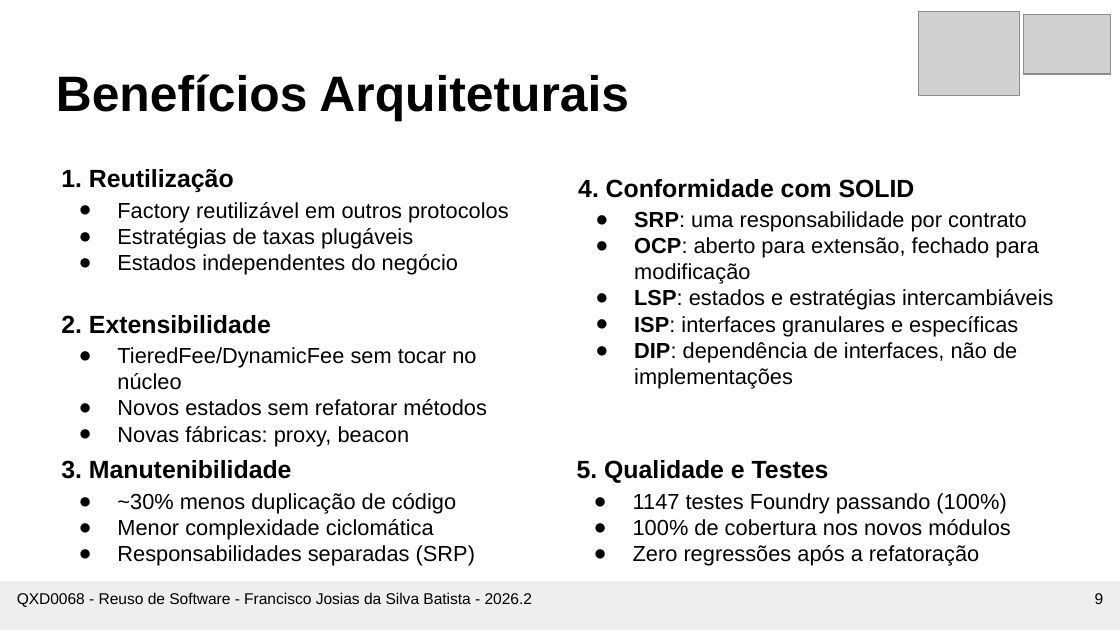
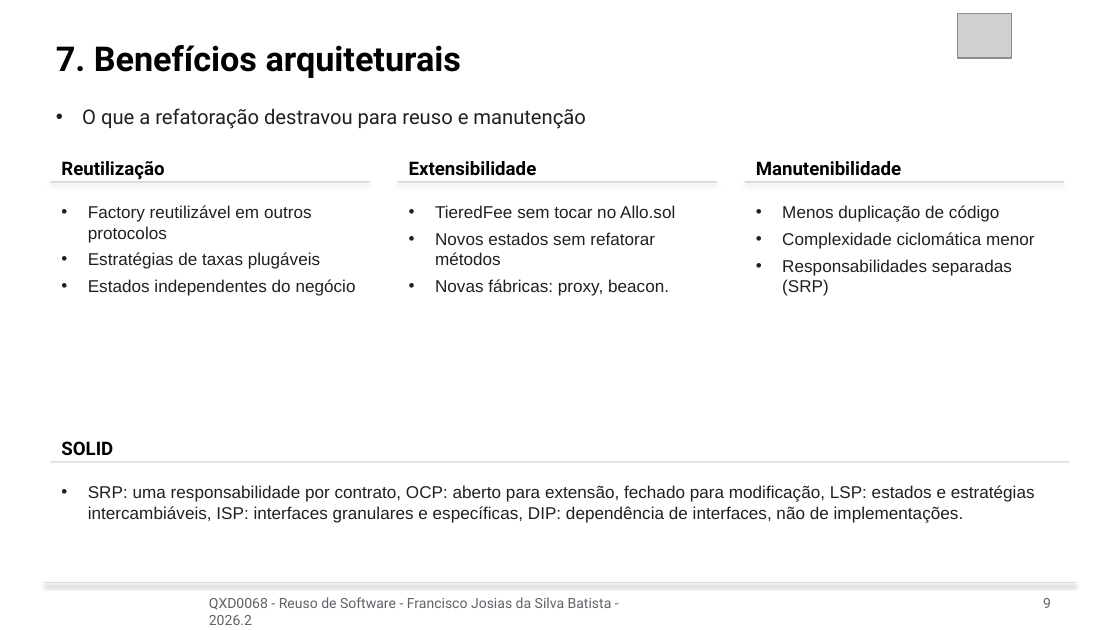
Before and after one commit to josiasdev/esufcqx, a slide deck: slide 9 of 10-semestre/reuso-software/Aula-18 - 14-10 - Apresentacao - do - trabalho 1 - refatoracao com padroes de projeto em sistema legado/Apresentacao_Allo_Protocol.pptx. Drawn at 1120x630 pixels with LibreOffice and Linux fonts; fonts in the diff are those of the drawing; grey boxes stand for pictures. Boxes give left, top, right and bottom in pixels: in the first picture for what was removed or moved away, otherwise in the second. Text is boxed around its words. In the diff, an @@ line names an element or a change of style, - is before the commit and + after.

```diff
--- a/10-semestre/reuso-software/Aula-18 - 14-10 - Apresentacao - do - trabalho 1 - refatoracao com padroes de projeto em sistema legado/Apresentacao_Allo_Protocol.pptx
+++ b/10-semestre/reuso-software/Aula-18 - 14-10 - Apresentacao - do - trabalho 1 - refatoracao com padroes de projeto em sistema legado/Apresentacao_Allo_Protocol.pptx
@@ picture removed at (x1=918, y1=11, x2=1019, y2=95) @@
@@ picture added at (x1=958, y1=13, x2=1011, y2=58) @@
@@ picture removed at (x1=1024, y1=15, x2=1111, y2=74) @@
@@ text at (x1=56, y1=45, x2=462, y2=78): text changed; size 32 to 22 pt; font Arial to Roboto @@
-Benefícios Arquiteturais
+7. Benefícios arquiteturais
@@ text added at (x1=82, y1=108, x2=585, y2=129), 13 pt, text #202020 @@
+• O que a refatoração destravou para reuso e manutenção
@@ text at (x1=61, y1=161, x2=164, y2=179): text changed; size 16 to 12 pt; font Arial to Roboto @@
-1. Reutilização
+Reutilização
@@ text at (x1=409, y1=161, x2=537, y2=176): text changed; size 16 to 12 pt; font Arial to Roboto @@
-2. Extensibilidade
+Extensibilidade
@@ text removed at (x1=578, y1=179, x2=915, y2=198) @@
-4. Conformidade com SOLID
@@ text at (x1=756, y1=161, x2=901, y2=176): text changed; size 16 to 12 pt; font Arial to Roboto @@
-3. Manutenibilidade
+Manutenibilidade
@@ text "Factory reutilizável em outros protocolos" moved from (x1=117, y1=202, x2=509, y2=275) to (x1=88, y1=205, x2=356, y2=296) @@
@@ text "Factory reutilizável em outros protocolos" at (x1=88, y1=205, x2=356, y2=296): size 14 to 11 pt, text colour #000000 to #202020; bullet ● to •; more space between paragraphs; bullet colour #000000 to #202020 @@
@@ rectangle added at (x1=50, y1=181, x2=370, y2=183), fill #C8CBD0 @@
@@ text "TieredFee sem tocar no Allo.sol" moved from (x1=117, y1=347, x2=487, y2=443) to (x1=435, y1=205, x2=675, y2=296) @@
@@ rectangle added at (x1=398, y1=181, x2=717, y2=183), fill #C8CBD0 @@
@@ text at (x1=435, y1=205, x2=675, y2=218): text changed; size 14 to 11 pt; text colour #000000 to #202020 @@
-● TieredFee/DynamicFee sem tocar no núcleo
+• TieredFee sem tocar no Allo.sol
@@ text "Menos duplicação de código" moved from (x1=117, y1=493, x2=475, y2=566) to (x1=782, y1=205, x2=1035, y2=296) @@
@@ rectangle added at (x1=745, y1=181, x2=1064, y2=183), fill #C8CBD0 @@
@@ text at (x1=782, y1=205, x2=1035, y2=249): text changed; size 14 to 11 pt; text colour #000000 to #202020 @@
-● ~30% menos duplicação de código
-● Menor complexidade ciclomática
+• Menos duplicação de código
+• Complexidade ciclomática menor
@@ text at (x1=435, y1=232, x2=655, y2=265): size 14 to 11 pt, text colour #000000 to #202020 in "Novos estados sem refatorar métodos"; bullet ● to •; more space between paragraphs; bullet colour #000000 to #202020 @@
@@ text at (x1=782, y1=259, x2=1012, y2=296): size 14 to 11 pt, text colour #000000 to #202020 in "Responsabilidades separadas (SRP)"; bullet ● to •; more space between paragraphs; bullet colour #000000 to #202020 @@
@@ text at (x1=435, y1=279, x2=669, y2=296): text changed; size 14 to 11 pt; text colour #000000 to #202020 @@
-● Novas fábricas: proxy, beacon
+• Novas fábricas: proxy, beacon.
@@ text added at (x1=61, y1=441, x2=113, y2=455), 12 pt, text #000000, bold @@
+SOLID
@@ rectangle added at (x1=50, y1=461, x2=1070, y2=463), fill #C8CBD0 @@
@@ text removed at (x1=577, y1=460, x2=829, y2=483) @@
-5. Qualidade e Testes
@@ text at (x1=88, y1=485, x2=1035, y2=523): text changed; size 14 to 11 pt; text colour #000000 to #202020 @@
-● SRP: uma responsabilidade por contrato
-● OCP: aberto para extensão, fechado para modificação
-● LSP: estados e estratégias intercambiáveis
-● ISP: interfaces granulares e específicas
-● DIP: dependência de interfaces, não de implementações
+• SRP: uma responsabilidade por contrato, OCP: aberto para extensão, fechado para modificação, LSP: estados e estratégias intercambiáveis, ISP: interfaces granulares e específicas, DIP: dependência de interfaces, não de implementações.
@@ text removed at (x1=633, y1=493, x2=1010, y2=566) @@
-● 1147 testes Foundry passando (100%)
-● 100% de cobertura nos novos módulos
-● Zero regressões após a refatoração
@@ rectangle resized from (x1=0, y1=581, x2=1120, y2=629) to (x1=45, y1=582, x2=1075, y2=584) @@
@@ rectangle at (x1=45, y1=582, x2=1075, y2=584): fill #EEEEEE to #C8CBD0; shadow on @@
@@ text "QXD0068 - Reuso de Software ..." moved from (x1=17, y1=592, x2=532, y2=607) to (x1=209, y1=597, x2=612, y2=625) @@
@@ text "QXD0068 - Reuso de Software ..." at (x1=209, y1=597, x2=612, y2=625): size 10 to 9 pt, font Arial to Roboto, text colour #000000 to #5F6368 @@
@@ text "9" at (x1=1043, y1=598, x2=1051, y2=608): size 10 to 9 pt, font Arial to Roboto, text colour #000000 to #5F6368 @@
@@ text "9" moved from (x1=1095, y1=593, x2=1104, y2=604) to (x1=1043, y1=598, x2=1051, y2=608) @@
```
Also in this commit, not shown: 4 other slides changed, 7 slides added, 6 slides removed, 1 other file.
